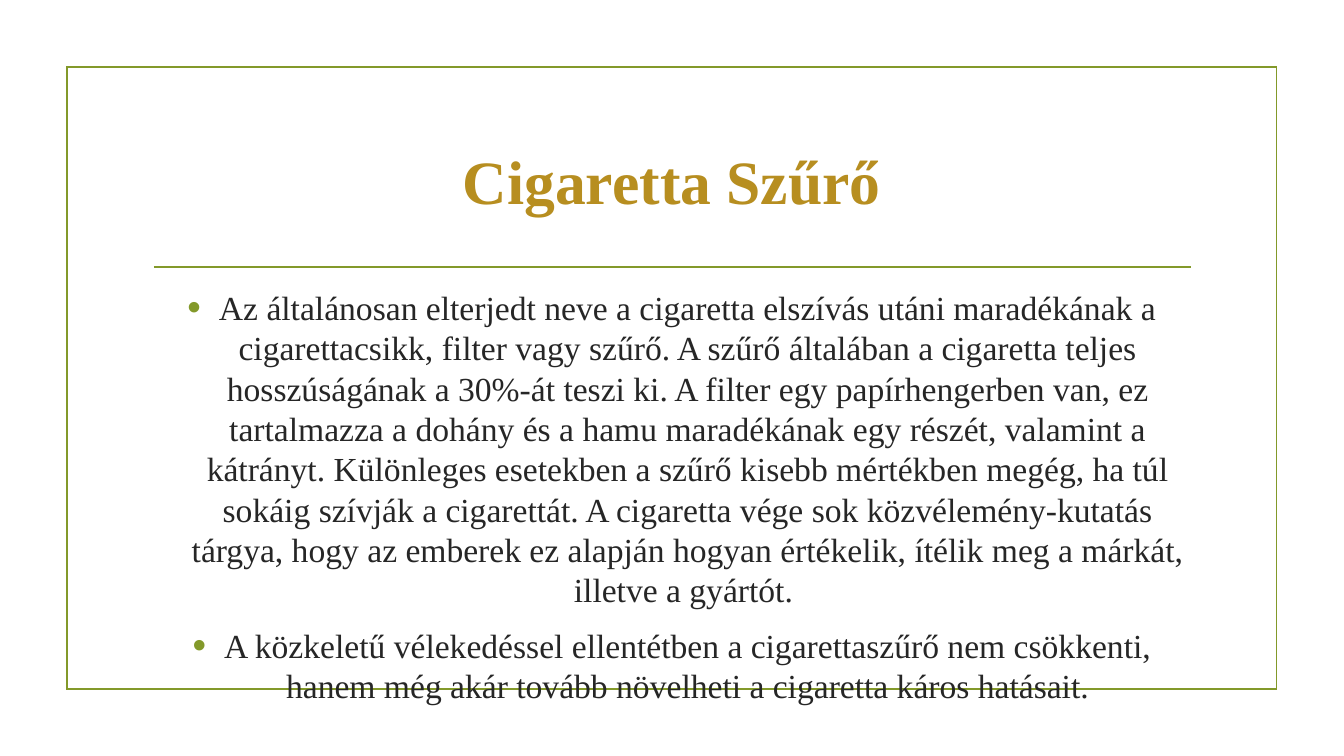
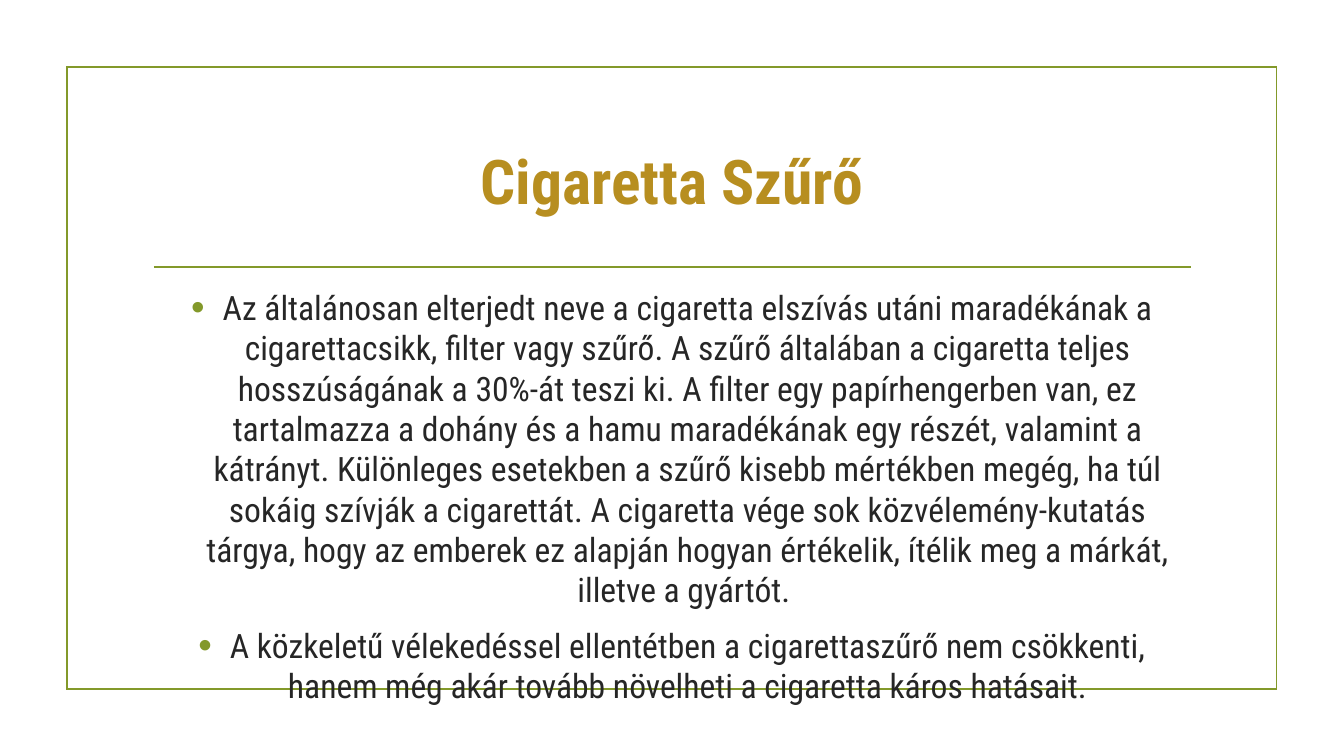
Before and after one commit to juhaszbalazs2005/cigartettaprojekt, a slide deck: slide 8 of Cigaretta PPT.pptx. Drawn at 1344x756 pixels with LibreOffice and Linux fonts; fonts in the diff are those of the drawing; background and template pictures are left out. Boxes give left, top, right and bottom in pixels: in the first picture for what was removed or moved away, otherwise in the second. Text is boxed around its words. In the diff, an @@ line names an element or a change of style, - is before the commit and + after.

```diff
--- a/Cigaretta PPT.pptx
+++ b/Cigaretta PPT.pptx
@@ title "Cigaretta Szűrő" at (481, 158, 863, 217): font Times New Roman to Roboto Condensed @@
@@ text "Az általánosan elterjedt neve a ..." at (206, 294, 1168, 665): font Times New Roman to Roboto Condensed @@
```
Also in this commit, not shown: 8 other slides changed.
